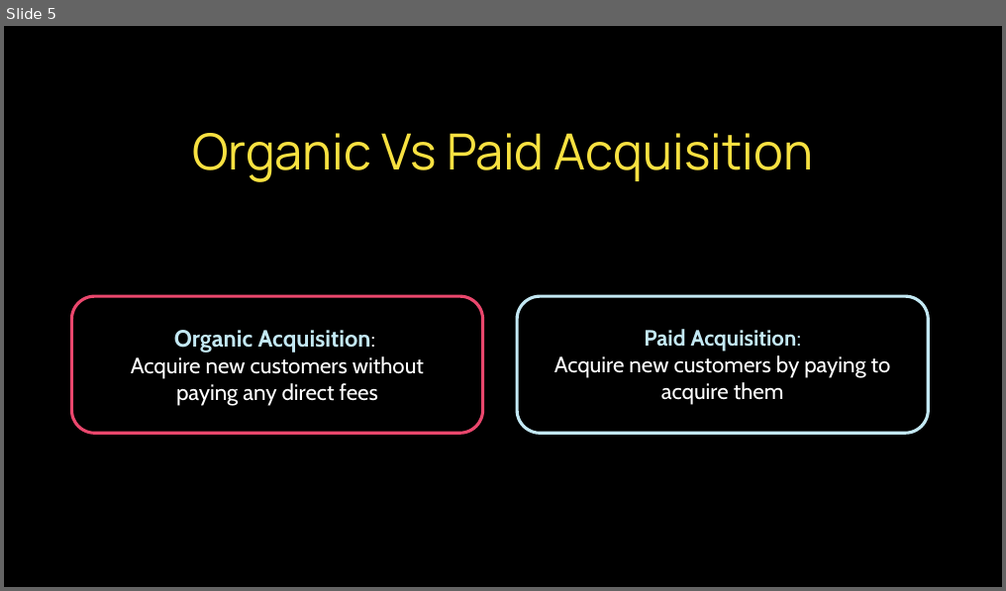
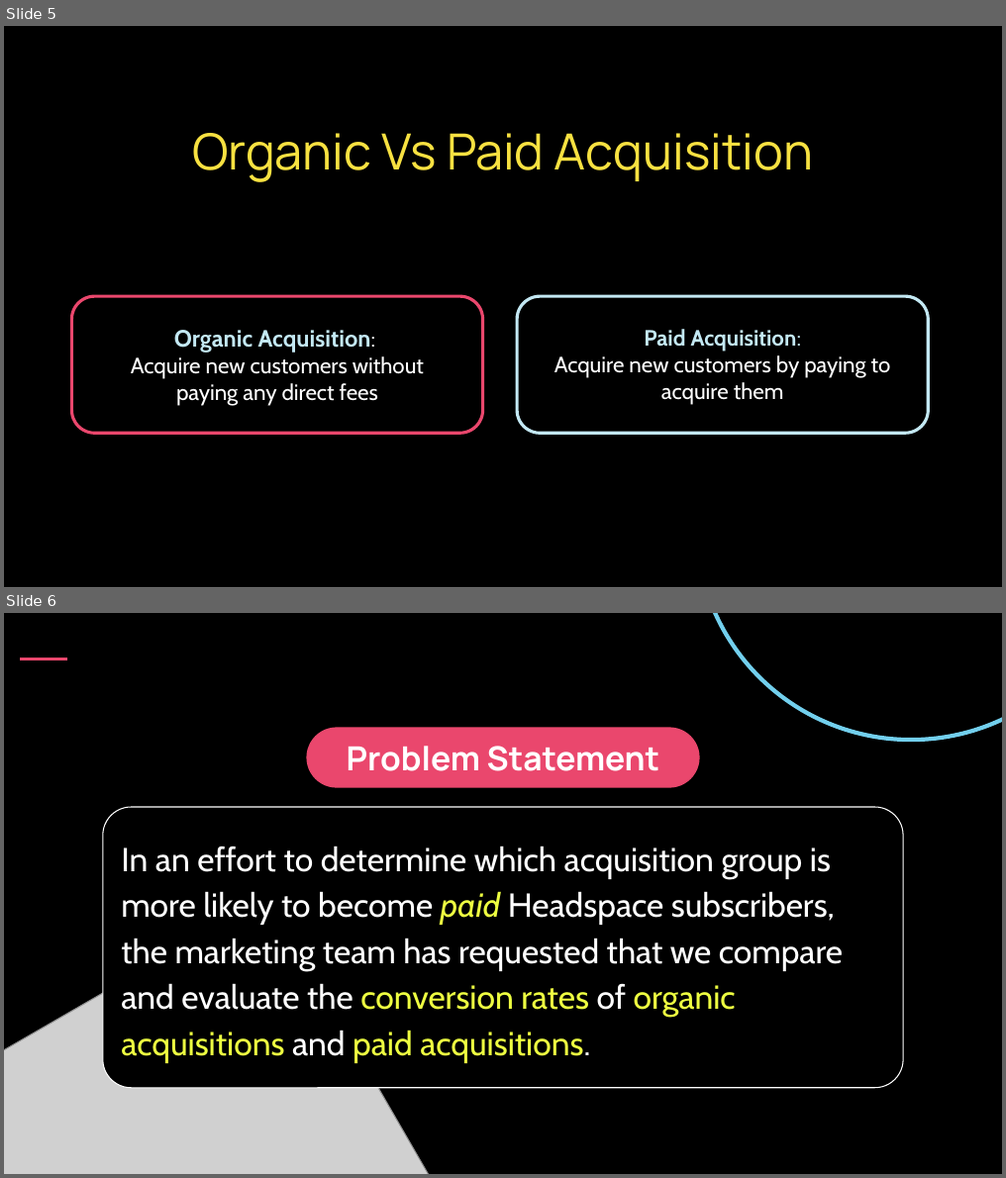
Before and after one commit to ROARMarketingConcepts/Podium-Education, a slide deck: Ken_ DC LiveLab Instructor Interview.pptx. Shown one above the other, each under a label of ours: slide 5 before the commit, slides 5 and 6 after it. The pictures are 1006x591 and 1006x1178 pixels, drawn with LibreOffice and Linux fonts; fonts in the diff are those of the drawing; grey boxes stand for pictures; background and template pictures are left out. Boxes give left, top, right and bottom in pixels: in the first picture for what was removed or moved away, otherwise in the second. Text is boxed around its words. In the diff, an @@ line names an element or a change of style, - is before the commit and + after.

```diff
--- a/Ken_ DC LiveLab Instructor Interview.pptx
+++ b/Ken_ DC LiveLab Instructor Interview.pptx
@@ slide 6 added at [4, 613, 1002, 1174], background picture (left out) @@
@@ ellipse added at [697, 613, 1002, 740], outline #72CFED 3 pt @@
@@ line added from (67, 659) to (20, 659), #EA476D 2.25 pt @@
@@ rounded rectangle added at [306, 727, 700, 787], fill #EA476D, 24 pt, text #FFFFFF, bold @@
+Problem Statement
@@ rounded rectangle added at [103, 807, 903, 1088], fill #000000, outline #FFFFFF 0.75 pt, 24 pt, text #FFFFFF @@
+In an effort to determine which acquisition group is more likely to become paid Headspace subscribers, the marketing team has requested that we compare and evaluate the conversion rates of organic acquisitions and paid acquisitions.
@@ picture added at [4, 898, 457, 1174] @@
```
Also in this commit, not shown: 2 slides changed.
